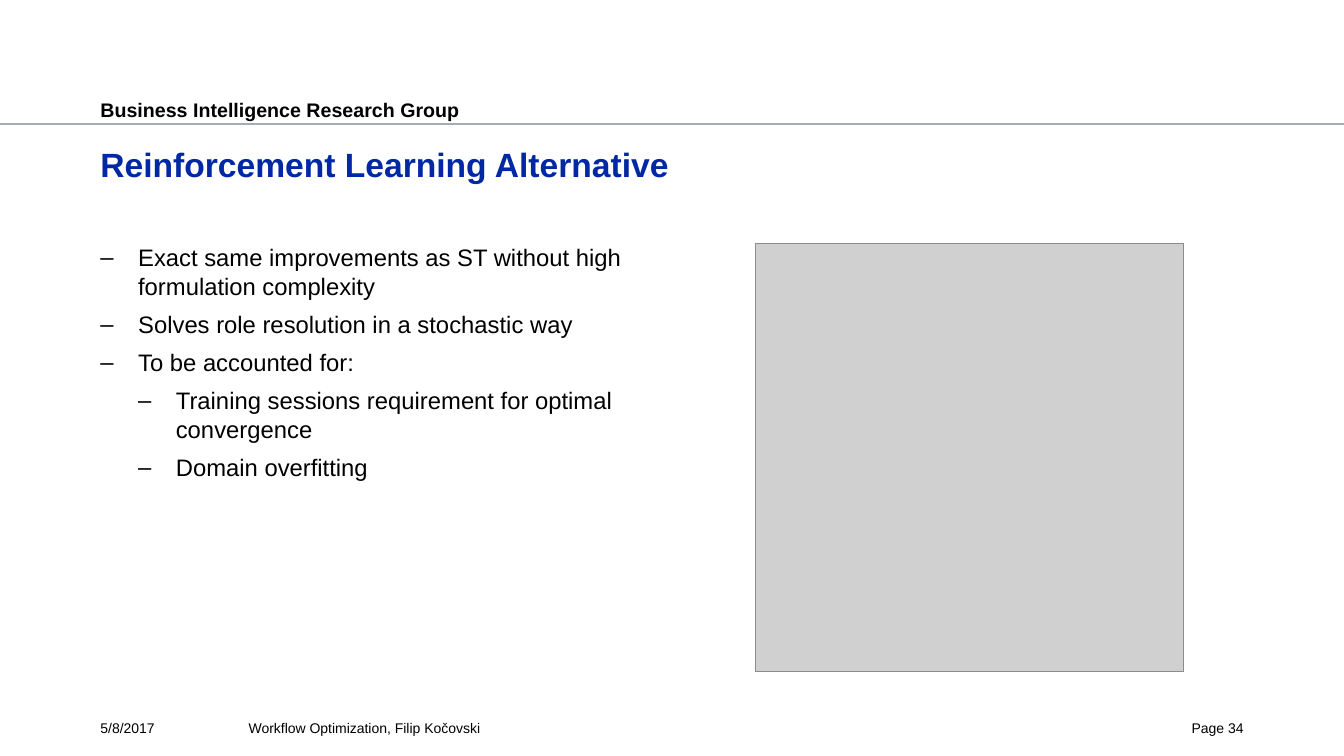
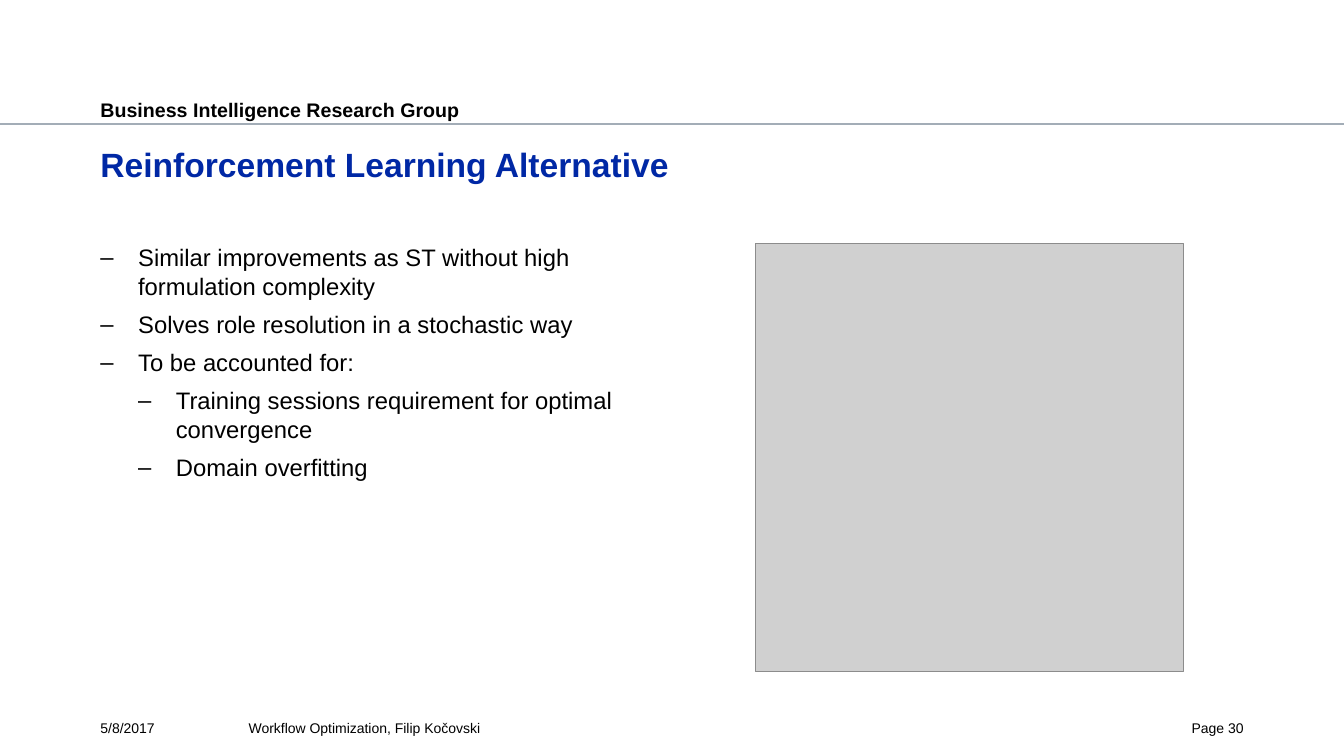
Before and after one commit to fkocovski/mt_presentation, a slide deck: slide 30 of Workflow Optimization.pptx (slide 34 before the commit). Drawn at 1344x756 pixels with LibreOffice and Linux fonts; fonts in the diff are those of the drawing; grey boxes stand for pictures; background and template pictures are left out. Boxes give left, top, right and bottom in pixels: in the first picture for what was removed or moved away, otherwise in the second. Text is boxed around its words. In the diff, an @@ line names an element or a change of style, - is before the commit and + after.

```diff
--- a/Workflow Optimization.pptx
+++ b/Workflow Optimization.pptx
@@ text at (x1=138, y1=248, x2=569, y2=300): text changed @@
-– Exact same improvements as ST without high formulation complexity
+– Similar improvements as ST without high formulation complexity
@@ page number at (x1=1192, y1=723, x2=1244, y2=736): text changed @@
-Page 34
+Page 30
```
Also in this commit, not shown: 13 other slides changed, 1 slide added, 5 slides removed.
